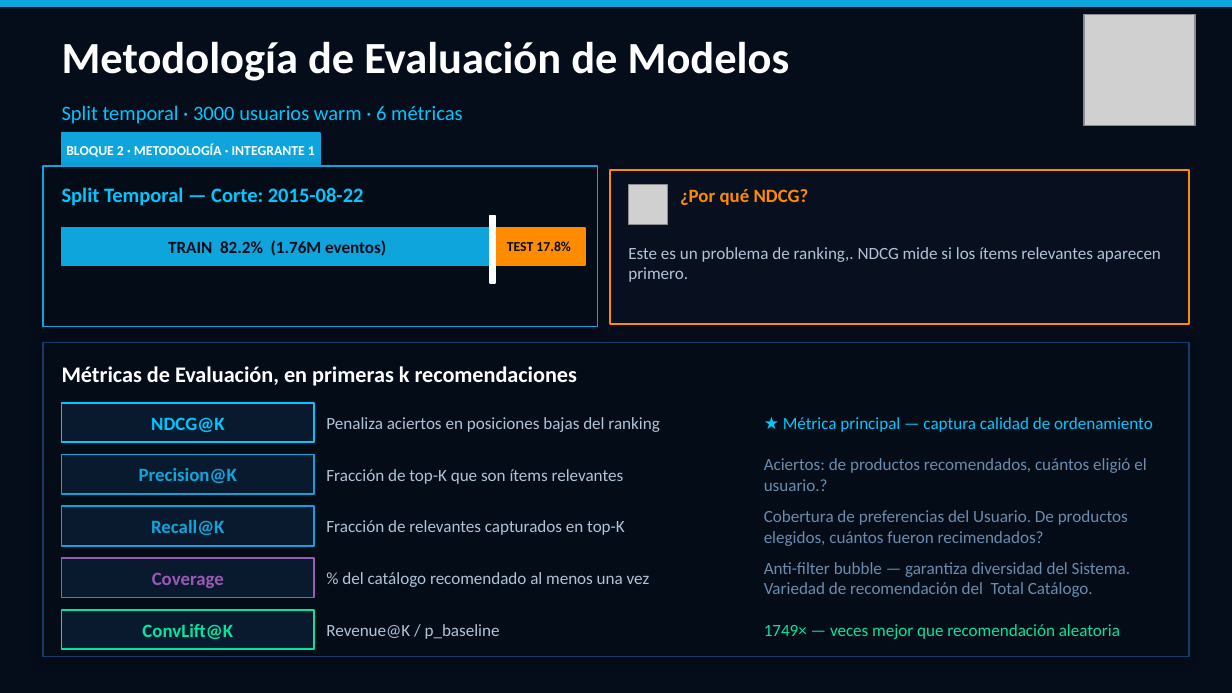
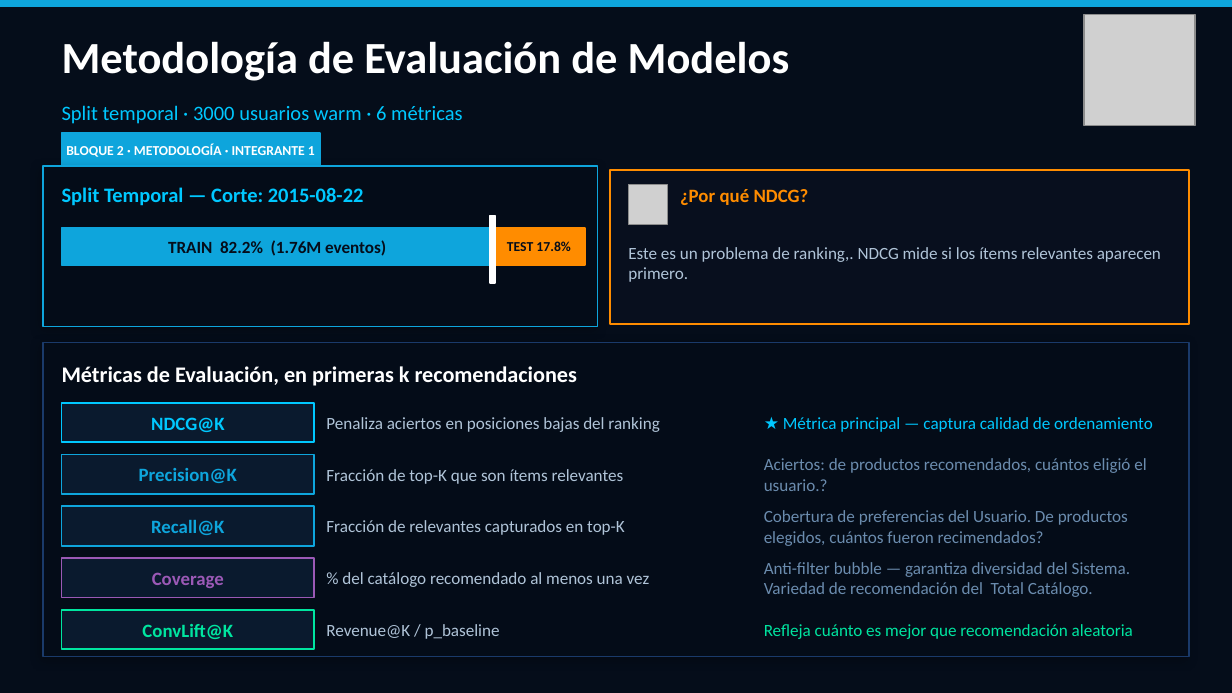
Before and after one commit to JacquetAlexis23/Nexus-RecSys, a slide deck: slide 6 of presentacion/nexus_tecnico_v2.pptx. Drawn at 1232x693 pixels with LibreOffice and Linux fonts; fonts in the diff are those of the drawing; grey boxes stand for pictures. Boxes give left, top, right and bottom in pixels: in the first picture for what was removed or moved away, otherwise in the second. Text is boxed around its words. In the diff, an @@ line names an element or a change of style, - is before the commit and + after.

```diff
--- a/presentacion/nexus_tecnico_v2.pptx
+++ b/presentacion/nexus_tecnico_v2.pptx
@@ text at [764, 624, 1133, 639]: text changed @@
-1749× — veces mejor que recomendación aleatoria
+Refleja cuánto es mejor que recomendación aleatoria
```
Also in this commit, not shown: 5 other slides changed.
